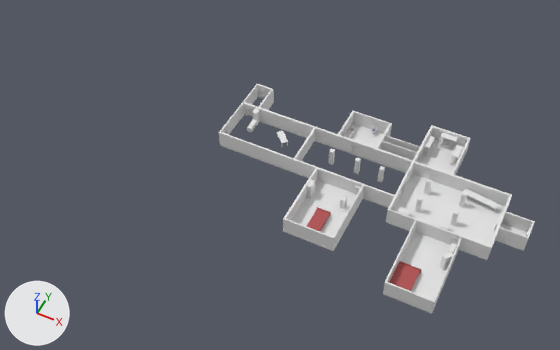
The FBX model Assets/_ProjectAssets/3DModels/Maps/FirstMap.fbx: old version first, new version second.
Camera for both pictures: a 50 mm camera at (47.6, -84.9, 96.2) aimed at (8.3, -6.3, -2.1). The lights are fixed; the arrows at lower left show +X, +Y and +Z. Where no turn or scale is listed for an object, it has been applied to the vertices.
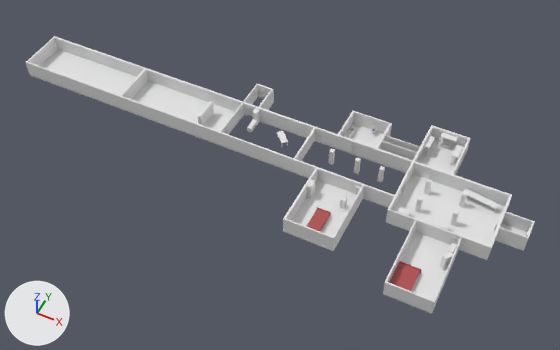
Location of each change, (x1, y1, x2, y2) in pixels of the pictures (560 x 350 px):
'Walls.001', added: after (26, 36, 243, 144)
'Plane.001', added: after (30, 49, 243, 145)
'Cube.003', added: after (198, 101, 214, 126)

Diff of the bpy script that builds the scene:
```diff
--- a/Assets/_ProjectAssets/3DModels/Maps/FirstMap.fbx.py
+++ b/Assets/_ProjectAssets/3DModels/Maps/FirstMap.fbx.py
@@ mat_material_001 @@
+mat_material_001 = principled_material('Material.001')
+mat_material_001.base_color = (0.8, 0.8, 0.8)  # white #e7e7e7
@@ me_cube_004 @@
+me_cube_004.from_pydata(...)  # 80 vertices, 73 faces; spans x -49.2..-8.1, y -1.4..7.2, z -1.4..1.4
+me_cube_004.materials.append(mat_material_001)  # white #e7e7e7
@@ me_plane_001 @@
+me_plane_001.from_pydata(...)  # 16 vertices, 12 faces; spans x -48.3..-7.2, y -0.7..7.6, z -0.4..0.0
+me_plane_001.materials.append(mat_main)  # white #e7e7e7
@@ me_cube_003 @@
+me_cube_003.from_pydata(...)  # a box spanning x -0.27..0.27, y -2.15..2.15, z -1.38..1.38
@@ ob_walls_001 @@
+ob_walls_001 = bpy.data.objects.new('Walls.001', me_cube_004)
+ob_walls_001.location = (4.7, -4.7, 1.4)
@@ ob_plane_001 @@
+ob_plane_001 = bpy.data.objects.new('Plane.001', me_plane_001)
+ob_plane_001.location = (3.9, -5.4, 0.0)
@@ ob_cube_003 @@
+ob_cube_003 = bpy.data.objects.new('Cube.003', me_cube_003)
+ob_cube_003.location = (-8.4, -2.1, 1.4)
```
